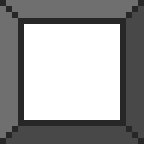
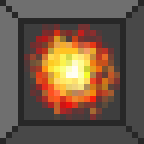
The second (144, 144) image is a revision of the first. Changes to its layers:
added layer "HitMine" above "4" over [left=24, top=24, right=120, bottom=120]
